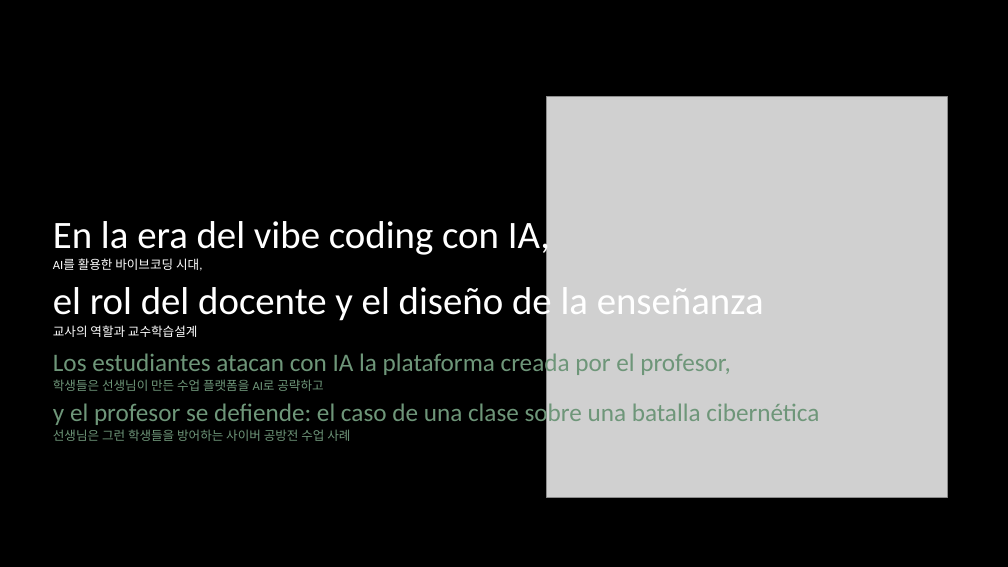
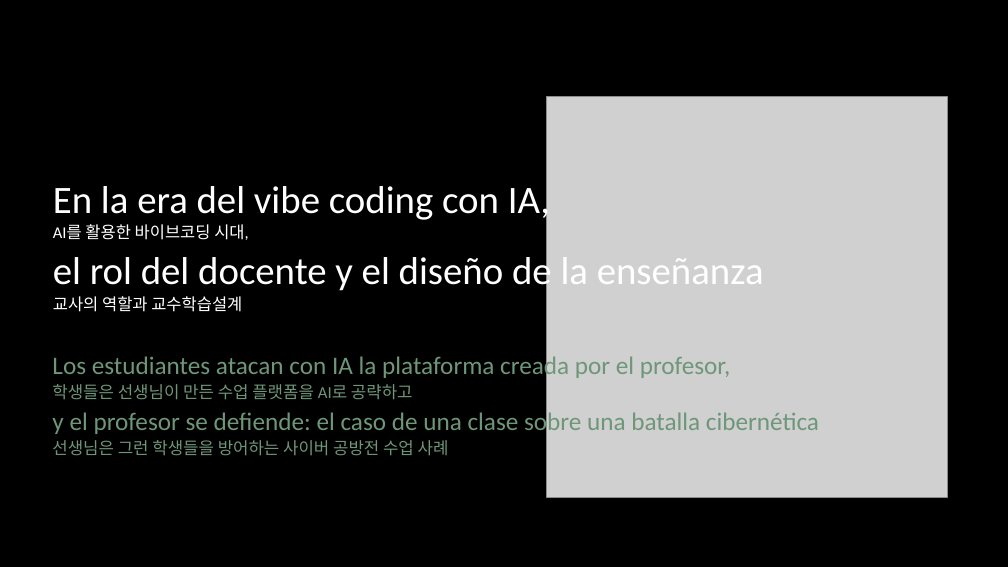
Before and after one commit to shk-cell/Macro_Classroom, a slide deck: slide 1 of AI기반 바이브코딩 시대의 교사역할과 교수학습설계 (ES-KO).pptx. Drawn at 1008x567 pixels with LibreOffice and Linux fonts; fonts in the diff are those of the drawing; grey boxes stand for pictures. Boxes give left, top, right and bottom in pixels: in the first picture for what was removed or moved away, otherwise in the second. Text is boxed around its words. In the diff, an @@ line names an element or a change of style, - is before the commit and + after.

```diff
--- a/AI기반 바이브코딩 시대의 교사역할과 교수학습설계 (ES-KO).pptx
+++ b/AI기반 바이브코딩 시대의 교사역할과 교수학습설계 (ES-KO).pptx
@@ text "En la era del vibe ...": place and size @@
-text "En la era del vibe ..." at (53, 215, 764, 337)
+text "En la era del vibe ..." at (53, 180, 764, 312)
@@ text at (53, 224, 249, 312): size 12 to 15.7 pt in "AI를 활용한 바이브코딩 시대,", "교사의 역할과 교수학습설계" @@
@@ text at (52, 384, 449, 456): size 12 to 16 pt in "학생들은 선생님이 만든 수업 플랫폼을 AI로 공략하고", "선생님은 그런 학생들을 방어하는 사이버 공방전 수업 ..." @@
```
Also in this commit, not shown: 29 other slides changed.
